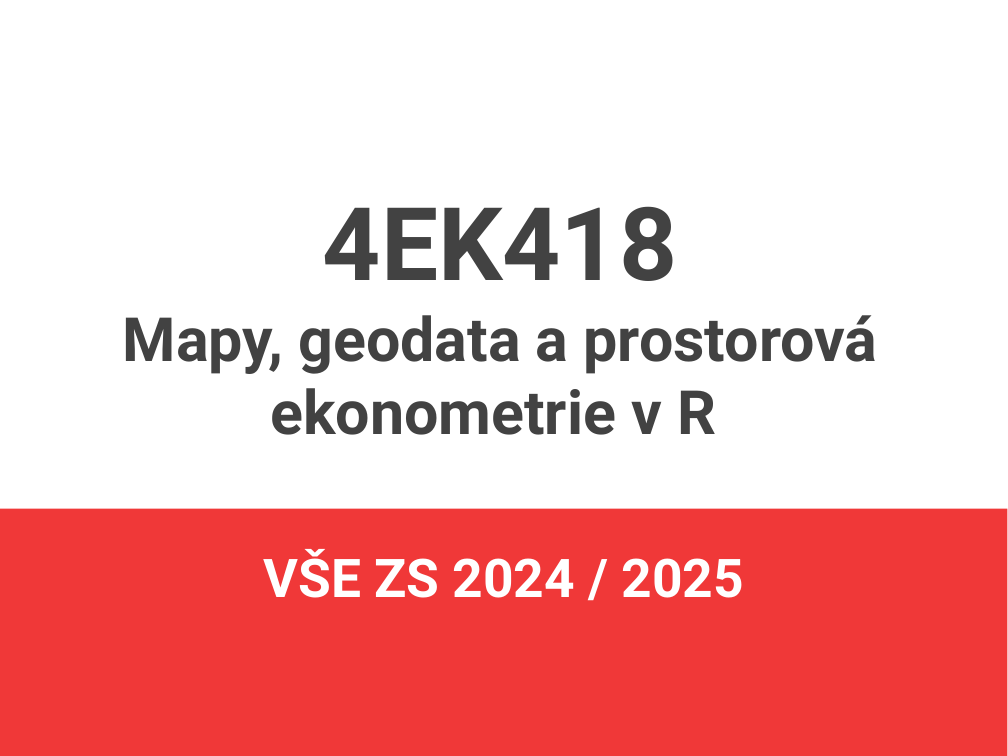
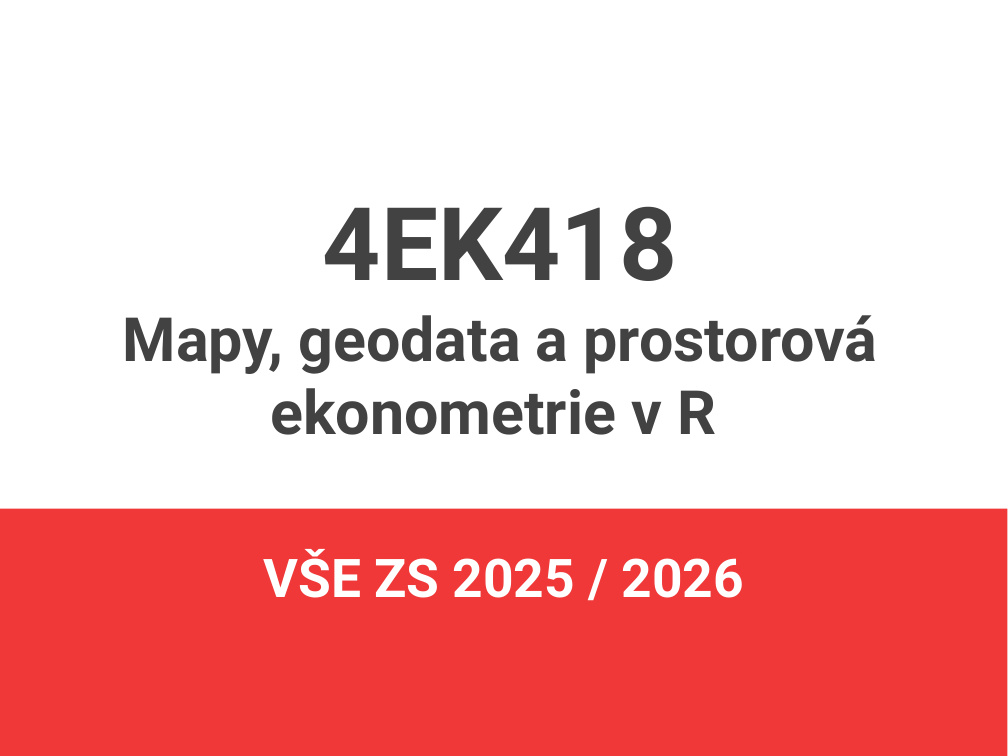
Before and after one commit to jlacko/4EK418, a slide deck: slide 1 of prez/0 - intro 4EK418.odp. Drawn at 1008x756 pixels with LibreOffice and Linux fonts; fonts in the diff are those of the drawing. Boxes give left, top, right and bottom in pixels: in the first picture for what was removed or moved away, otherwise in the second. Text is boxed around its words. In the diff, an @@ line names an element or a change of style, - is before the commit and + after.

```diff
--- a/prez/0 - intro 4EK418.odp
+++ b/prez/0 - intro 4EK418.odp
@@ subtitle at [264, 549, 743, 598]: text changed @@
-VŠE ZS 2024 / 2025
+VŠE ZS 2025 / 2026
```
Also in this commit, not shown: 1 other file.
